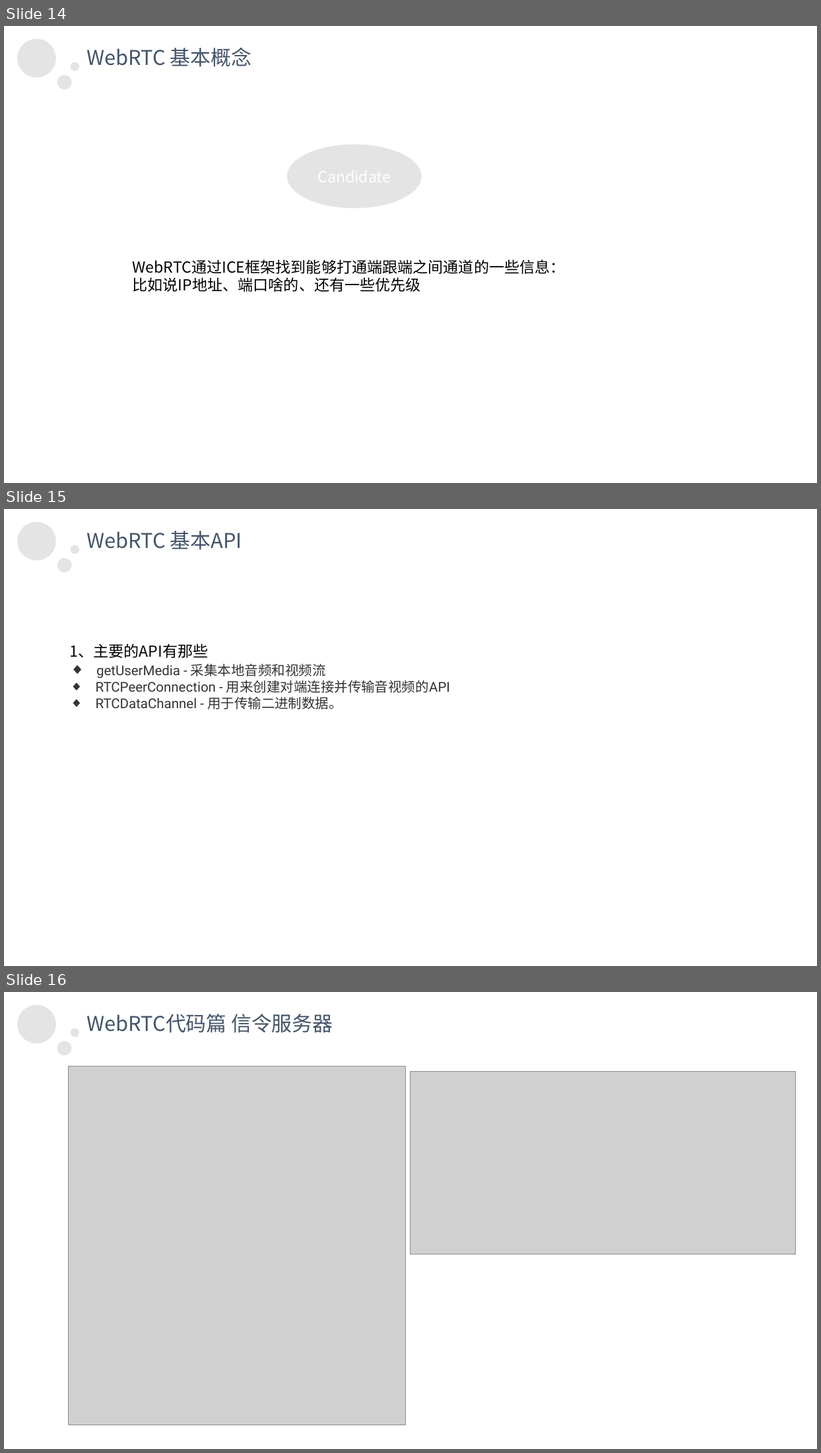
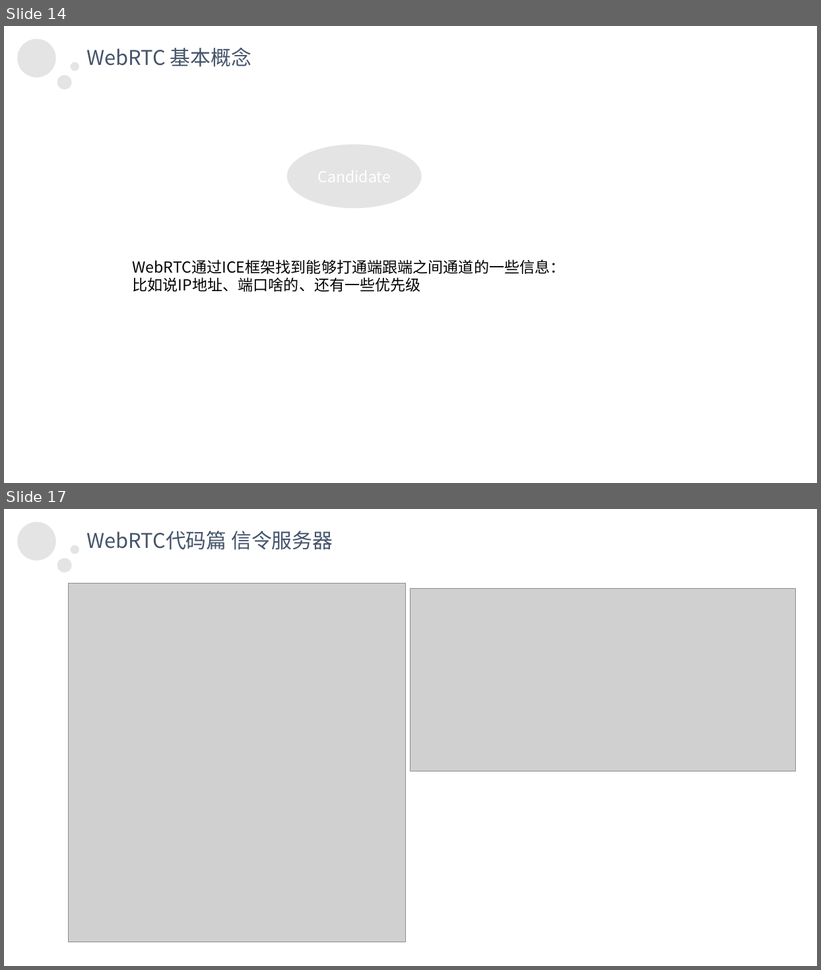
Before and after one commit to joeyer/lzjtest, a slide deck: p2p通信.pptx. Shown one above the other, each under a label of ours: slides 14, 15 and 16 before the commit, slides 14 and 17 after it; the slides between them are not shown. The pictures are 821x1453 and 821x970 pixels, drawn with LibreOffice and Linux fonts; fonts in the diff are those of the drawing; grey boxes stand for pictures. Boxes give left, top, right and bottom in pixels: in the first picture for what was removed or moved away, otherwise in the second. Text is boxed around its words. In the diff, an @@ line names an element or a change of style, - is before the commit and + after.

```diff
--- a/p2p通信.pptx
+++ b/p2p通信.pptx
@@ slide 15 removed at <box>4,509,817,966</box>, background #FFFFFF; not listed: 3 template elements that a slide beside it also shows @@
@@ text removed at <box>87,531,242,550</box> @@
-WebRTC 基本API
@@ text removed at <box>70,644,450,710</box> @@
-1、主要的API有那些
-◆ getUserMedia - 采集本地音频和视频流
-◆ RTCPeerConnection - 用来创建对端连接并传输音视频的API
-◆ RTCDataChannel - 用于传输二进制数据。
@@ what was slide 16 is now slide 17 @@
```
Also in this commit, not shown: 1 slide changed, 2 slides added.
